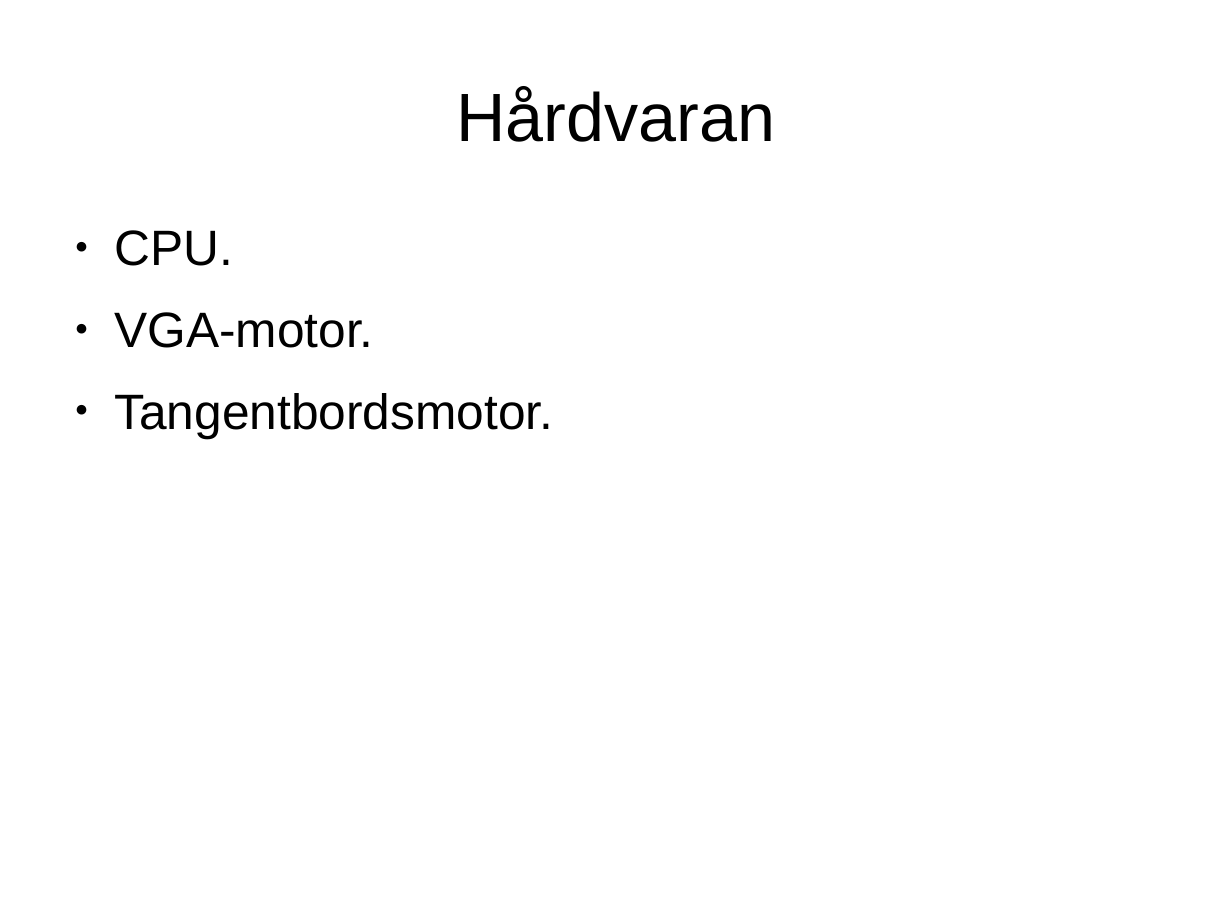
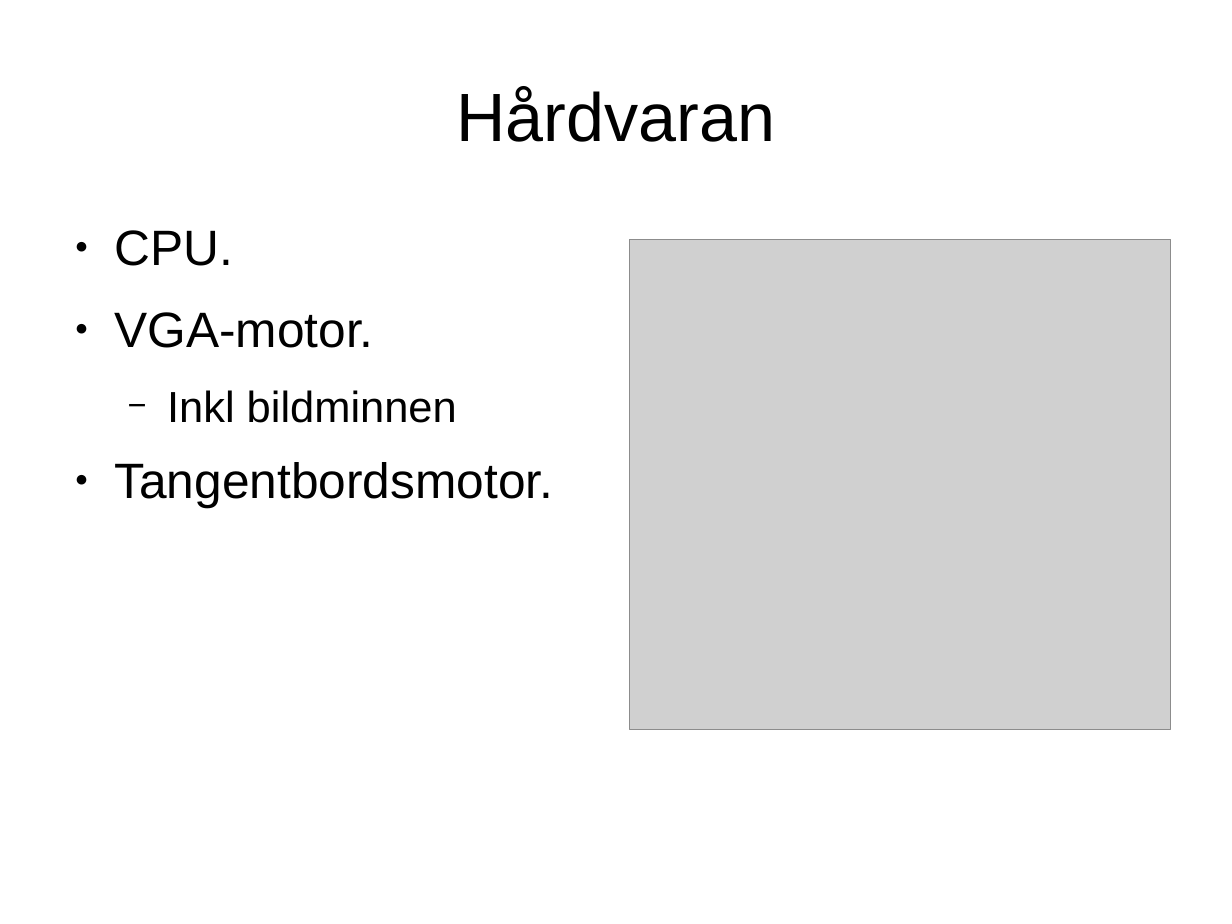
Before and after one commit to Jethro95/TSEA83_Graphing_Calculator, a slide deck: slide 7 of presentation/pp.odp. Drawn at 1232x924 pixels with LibreOffice and Linux fonts; fonts in the diff are those of the drawing; grey boxes stand for pictures. Boxes give left, top, right and bottom in pixels: in the first picture for what was removed or moved away, otherwise in the second. Text is boxed around its words. In the diff, an @@ line names an element or a change of style, - is before the commit and + after.

Commit message:
VGA and pictures in presentation

```diff
--- a/presentation/pp.odp
+++ b/presentation/pp.odp
@@ picture added at (629, 239, 1171, 729) @@
@@ text at (167, 390, 457, 423): paragraph added @@
+  − Inkl bildminnen
```
Also in this commit, not shown: 4 other slides changed, 2 other files.
